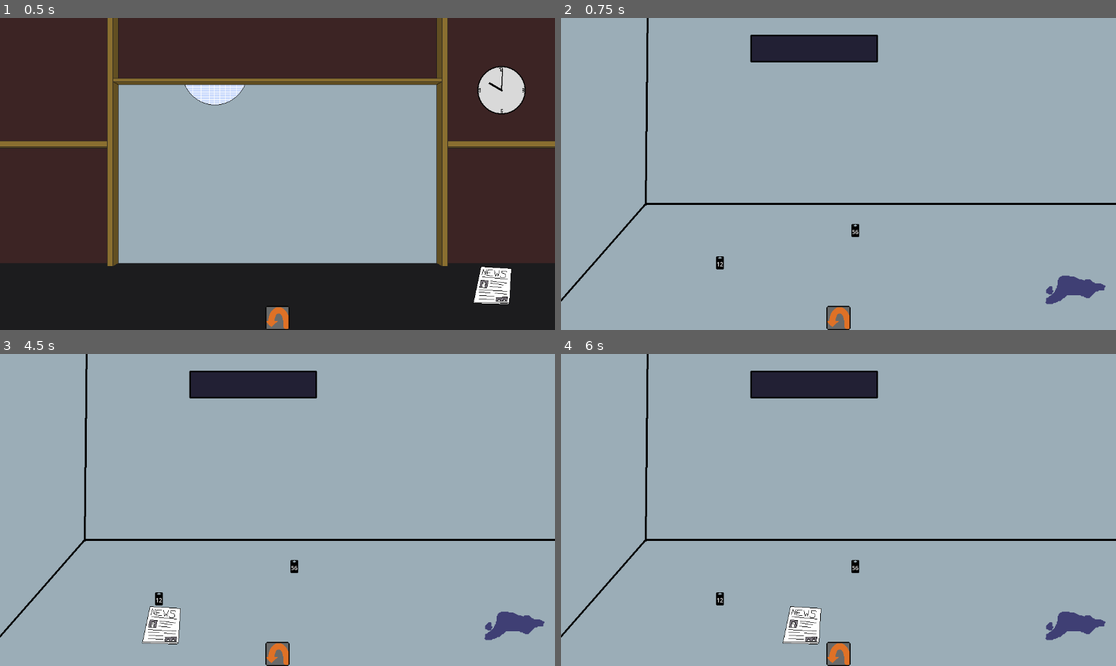
Above: before the commit, frames 1-4 (two rows, left to right).
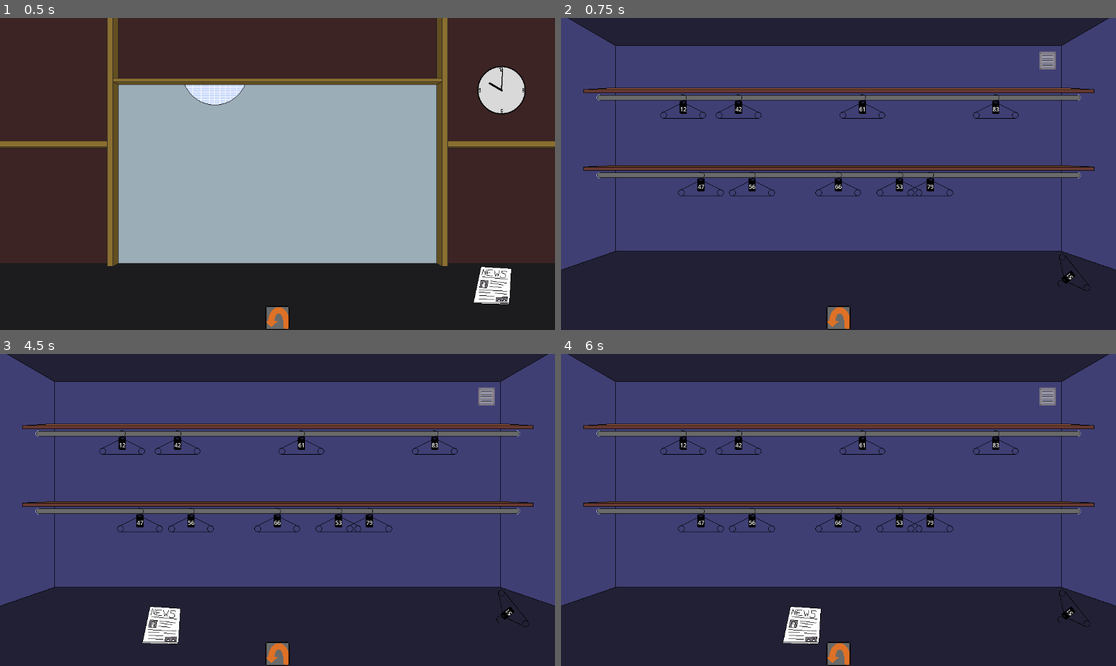
Above: after the commit, the same moments.

Repository: Reicher/cloakroom
Game: Godot game, scene res://scenes/game.tscn
The game is run twice, just before and just after one commit, with the same random seed, the same clock (stepped at 60 frames per second) and the same inputs.
Inputs (mouse positions are in pixels of both pictures, inside the frame that each line leads up to):
- Up to frame 1 (0.5 s): no input
- Up to frame 2 (0.75 s): click (838, 317) at 0.5 s
- Up to frame 3 (4.5 s): click (277, 653) at 1.25 s; click (277, 653) at 2 s; tap Enter at 2.75 s; move the mouse to (160, 597) at 2.77 s; click (160, 597) at 2.92 s; move the mouse to (488, 619) at 3.52 s; click (488, 619) at 3.67 s; tap Space at 4.25 s; move the mouse to (160, 622) at 4.27 s; click (160, 622) at 4.42 s
- Up to frame 4 (6 s): tap Enter at 5 s; move the mouse to (855, 566) at 5.02 s; click (855, 566) at 5.17 s; tap Space at 5.75 s; move the mouse to (799, 622) at 5.77 s; click (799, 622) at 5.92 s

Frame 1 is identical in both runs. In frame 2, 99% of the frame differs, in the area x 0-100%, y 0-100%; in frame 3, 98%; in frame 4, 98%.

Commit message:
Updated cloackroom and added hangers!

Diff:
--- a/scenes/backRoom.tscn
+++ b/scenes/backRoom.tscn
@@ -1,14 +1,42 @@
-[gd_scene load_steps=3 format=3 uid="uid://vc34ay23a4hy"]
+[gd_scene load_steps=4 format=3 uid="uid://vc34ay23a4hy"]
 
 [ext_resource type="Texture2D" uid="uid://stfv18hhnxtp" path="res://assets/image/backroom.png" id="1_30mxw"]
-[ext_resource type="PackedScene" uid="uid://c6hokntlrt5rk" path="res://scenes/pickableItems/ticket.tscn" id="2_yg16r"]
+[ext_resource type="Script" path="res://scripts/back_room.gd" id="2_d4jae"]
+[ext_resource type="PackedScene" uid="uid://h8f1ijy6dg00" path="res://scenes/hanger.tscn" id="3_noerm"]
 
 [node name="Backroom" type="Sprite2D"]
+texture_filter = 1
 texture = ExtResource("1_30mxw")
 centered = false
+script = ExtResource("2_d4jae")
 
-[node name="ticket1" parent="." instance=ExtResource("2_yg16r")]
-position = Vector2(330, 508)
+[node name="Hanger" parent="." instance=ExtResource("3_noerm")]
+position = Vector2(253, 167)
 
-[node name="ticket2" parent="." instance=ExtResource("2_yg16r")]
-position = Vector2(611, 441)
+[node name="Hanger2" parent="." instance=ExtResource("3_noerm")]
+position = Vector2(396, 328)
+
+[node name="Hanger3" parent="." instance=ExtResource("3_noerm")]
+position = Vector2(625, 167)
+
+[node name="Hanger4" parent="." instance=ExtResource("3_noerm")]
+position = Vector2(575, 328)
+
+[node name="Hanger5" parent="." instance=ExtResource("3_noerm")]
+position = Vector2(702, 328)
+
+[node name="Hanger6" parent="." instance=ExtResource("3_noerm")]
+position = Vector2(766, 328)
+
+[node name="Hanger7" parent="." instance=ExtResource("3_noerm")]
+position = Vector2(902, 167)
+
+[node name="Hanger8" parent="." instance=ExtResource("3_noerm")]
+position = Vector2(368, 167)
+
+[node name="Hanger9" parent="." instance=ExtResource("3_noerm")]
+position = Vector2(290, 328)
+
+[node name="Hanger10" parent="." instance=ExtResource("3_noerm")]
+position = Vector2(1039, 551)
+rotation = -2.24589
--- /dev/null
+++ b/scenes/hanger.tscn
@@ -0,0 +1,14 @@
+[gd_scene load_steps=3 format=3 uid="uid://h8f1ijy6dg00"]
+
+[ext_resource type="Texture2D" uid="uid://n7f28got6ja4" path="res://assets/image/hanger.png" id="1_ob1hw"]
+[ext_resource type="PackedScene" uid="uid://c6hokntlrt5rk" path="res://scenes/pickableItems/ticket.tscn" id="2_2g6x2"]
+
+[node name="Hanger" type="Node2D"]
+texture_filter = 1
+
+[node name="Sprite2D" type="Sprite2D" parent="."]
+position = Vector2(-1, 17)
+texture = ExtResource("1_ob1hw")
+
+[node name="ticket1" parent="." instance=ExtResource("2_2g6x2")]
+position = Vector2(1, 19)
--- /dev/null
+++ b/scripts/back_room.gd
@@ -0,0 +1,11 @@
+extends Sprite2D
+
+
+# Called when the node enters the scene tree for the first time.
+func _ready() -> void:
+	pass # Replace with function body.
+
+
+# Called every frame. 'delta' is the elapsed time since the previous frame.
+func _process(delta: float) -> void:
+	pass
Binary file changed: assets/image/backroom.png
Binary file added: assets/image/hanger.png
Binary file changed: assets/image/ticket.png
